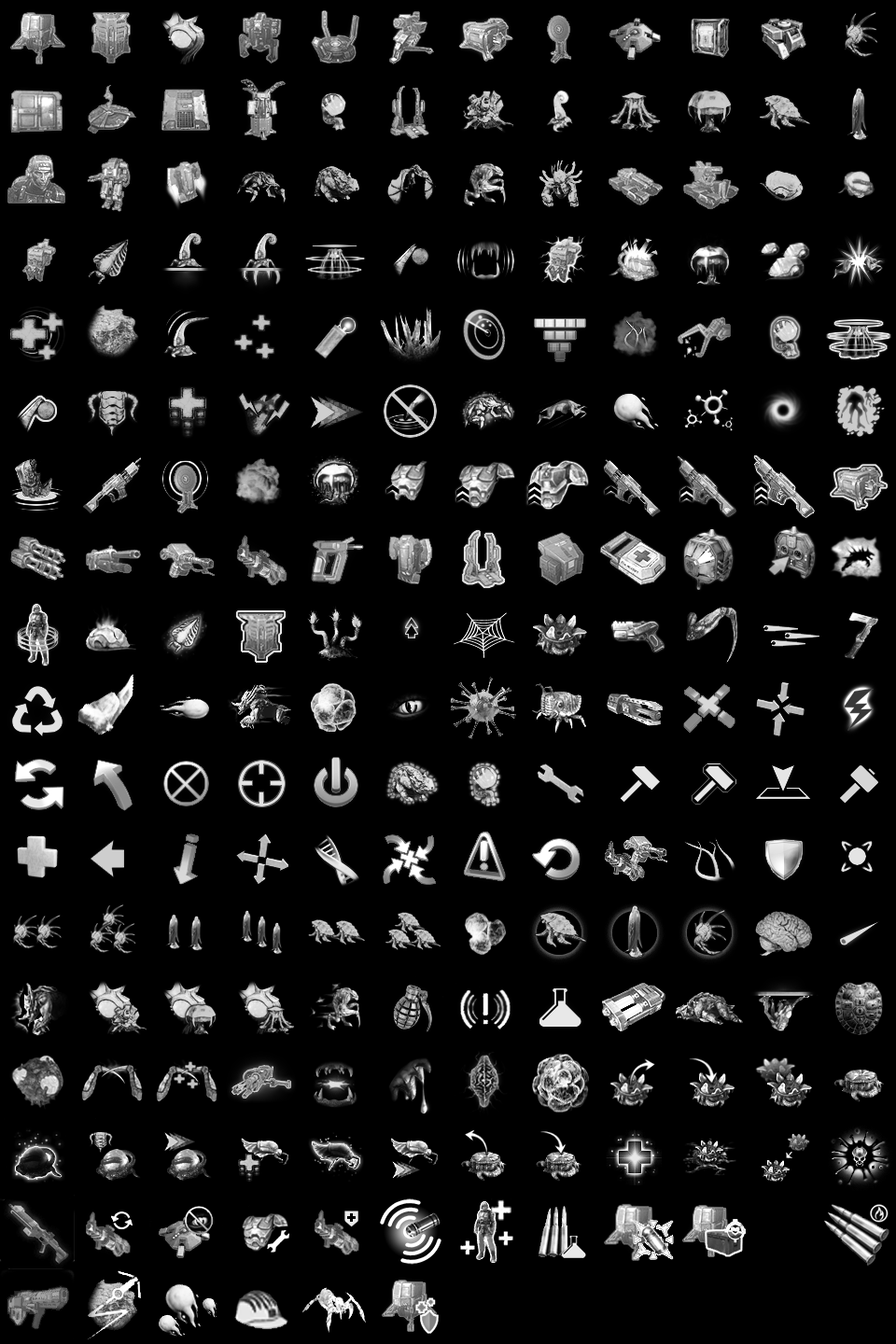
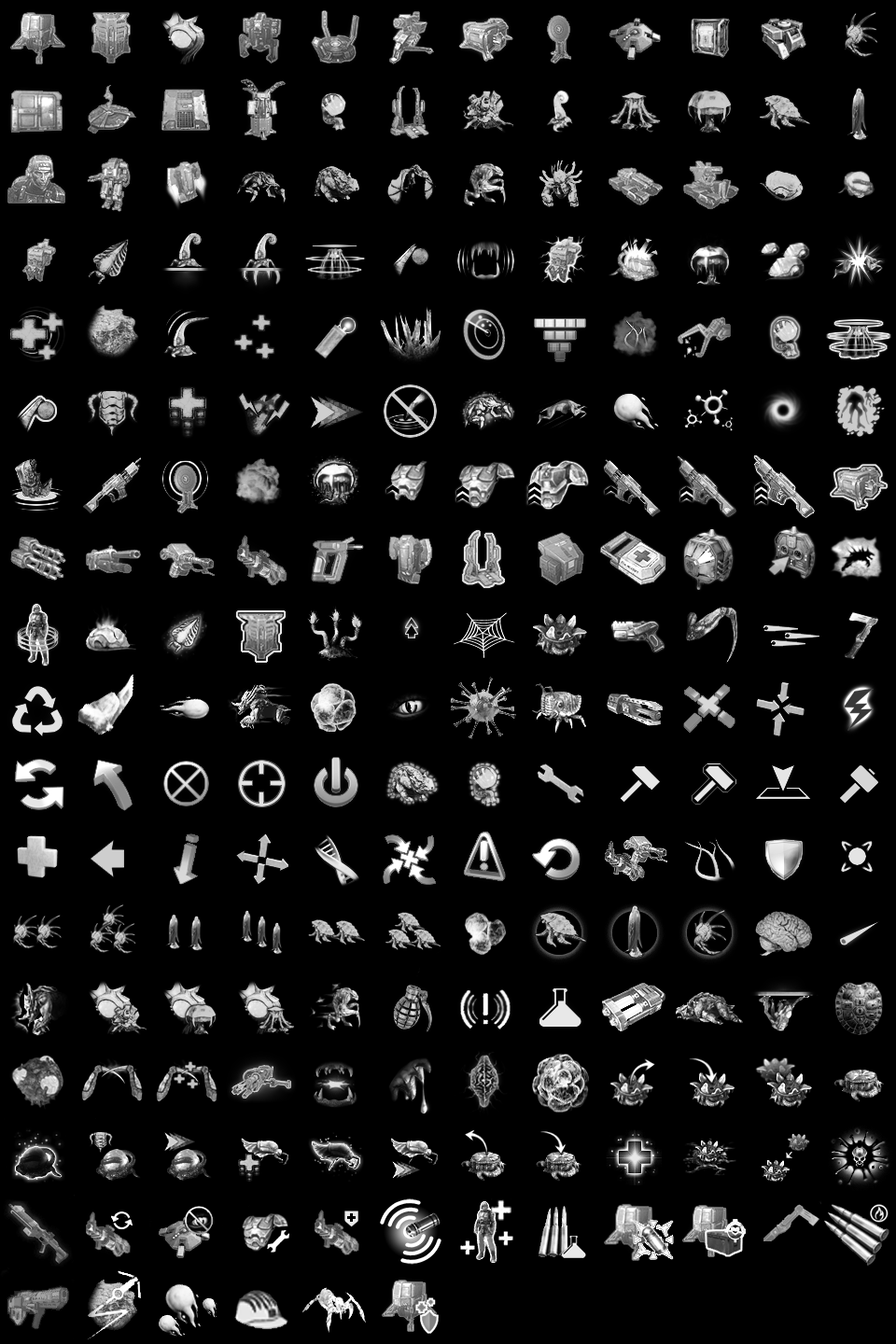
Revision of a layered 896 × 1344 image; what changed, layer by layer:
removed layer "图层 0" over [0, 967, 874, 1280]
added layer "图层 2" above "图层 1" over [0, 967, 874, 1280]
added layer "图层 1" over [0, 967, 874, 1280]
